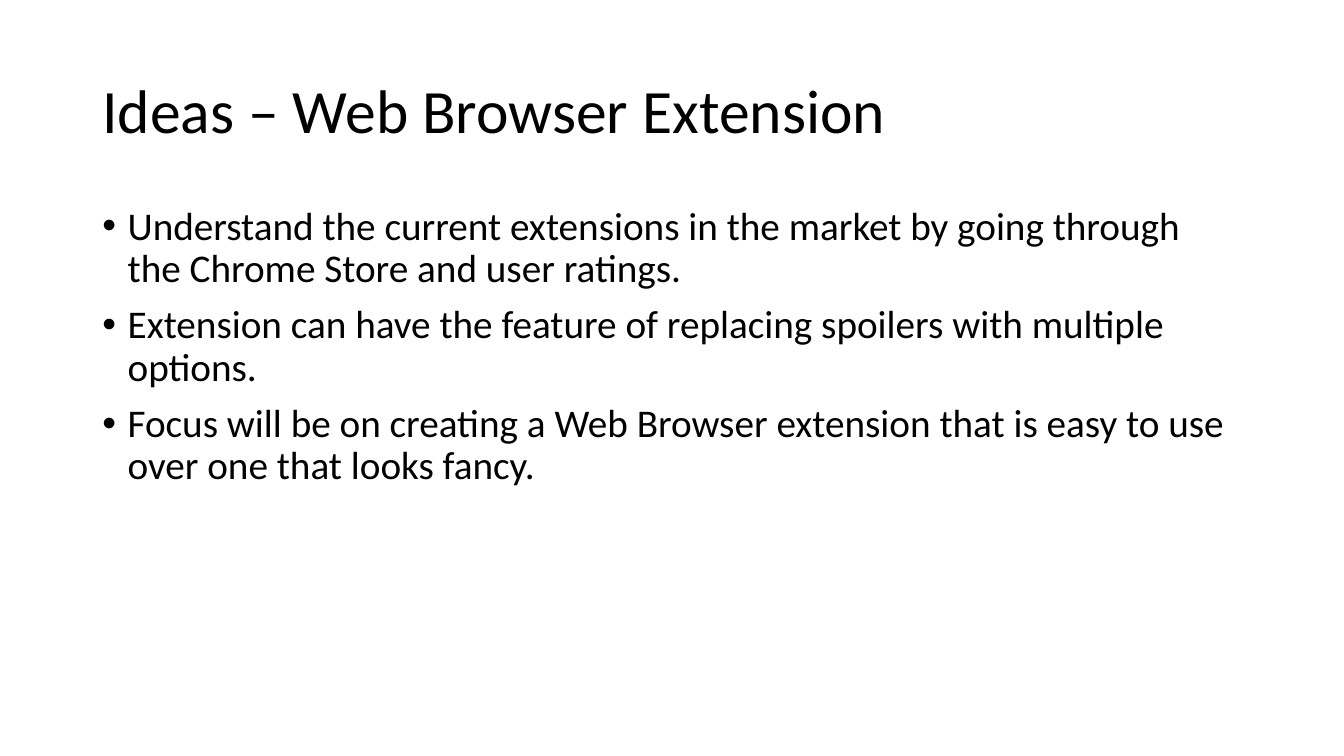
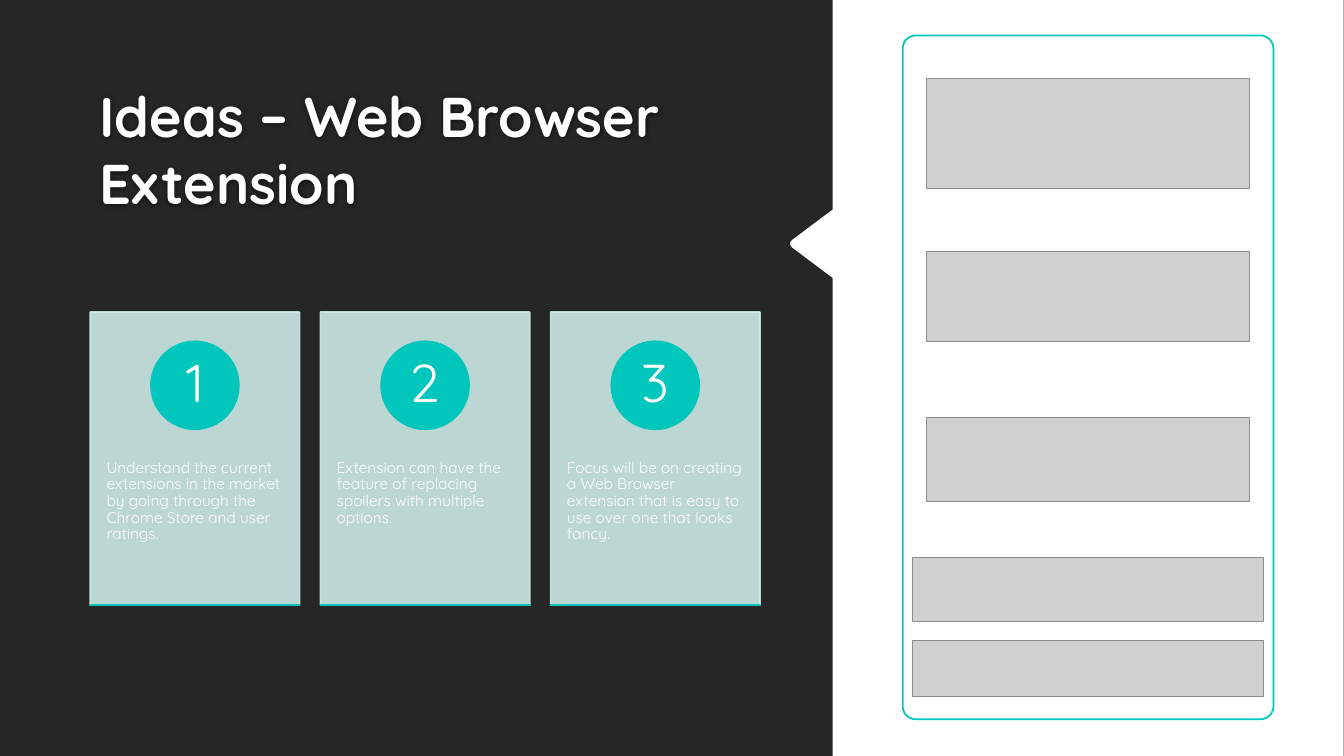
Before and after one commit to radroid/spoiler-buster, a slide deck: slide 5 of Capstone/docs/ppt/Intro-presentation.pptx (slide 4 before the commit). Drawn at 1344x756 pixels with LibreOffice and Linux fonts; fonts in the diff are those of the drawing; grey boxes stand for pictures; background and template pictures are left out. Boxes give left, top, right and bottom in pixels: in the first picture for what was removed or moved away, otherwise in the second. Text is boxed around its words. In the diff, an @@ line names an element or a change of style, - is before the commit and + after.

```diff
--- a/Capstone/docs/ppt/Intro-presentation.pptx
+++ b/Capstone/docs/ppt/Intro-presentation.pptx
@@ background #FFFFFF to #212121 @@
@@ rectangle added at <box>0,0,1344,756</box>, fill #FFFFFF @@
@@ freeform shape added at <box>0,0,833,756</box>, fill #262626 @@
@@ title "Ideas – Web Browser Extension" at <box>99,95,659,205</box>: size 44 to 40 pt, font Calibri to Quicksand, text colour #000000 to #FFFFFF, bold on; line spacing 0.9 to 1; vertical alignment middle to bottom @@
@@ rounded rectangle added at <box>903,35,1274,719</box>, fill #FFFFFF, outline #00C6BB 1.25 pt @@
@@ picture added at <box>928,79,1250,189</box> @@
@@ text removed at <box>128,212,1223,486</box> @@
-• Understand the current extensions in the market by going through the Chrome Store and user ratings.
-• Extension can have the feature of replacing spoilers with multiple options.
-• Focus will be on creating a Web Browser extension that is easy to use over one that looks fancy.
@@ picture added at <box>928,251,1250,342</box> @@
@@ picture added at <box>928,417,1250,501</box> @@
@@ picture added at <box>912,558,1264,621</box> @@
@@ group added at <box>91,313,760,606</box>: 6 rectangles, 6 texts, 3 ellipses @@
+Understand the current extensions in the market by going through the Chrome Store and user ratings.
+1
+Extension can have the feature of replacing spoilers with multiple options.
+2
+Focus will be on creating a Web Browser extension that is easy to use over one that looks fancy.
+3
@@ picture added at <box>912,640,1264,697</box> @@
```
Also in this commit, not shown: 6 other slides changed, 1 slide added.
